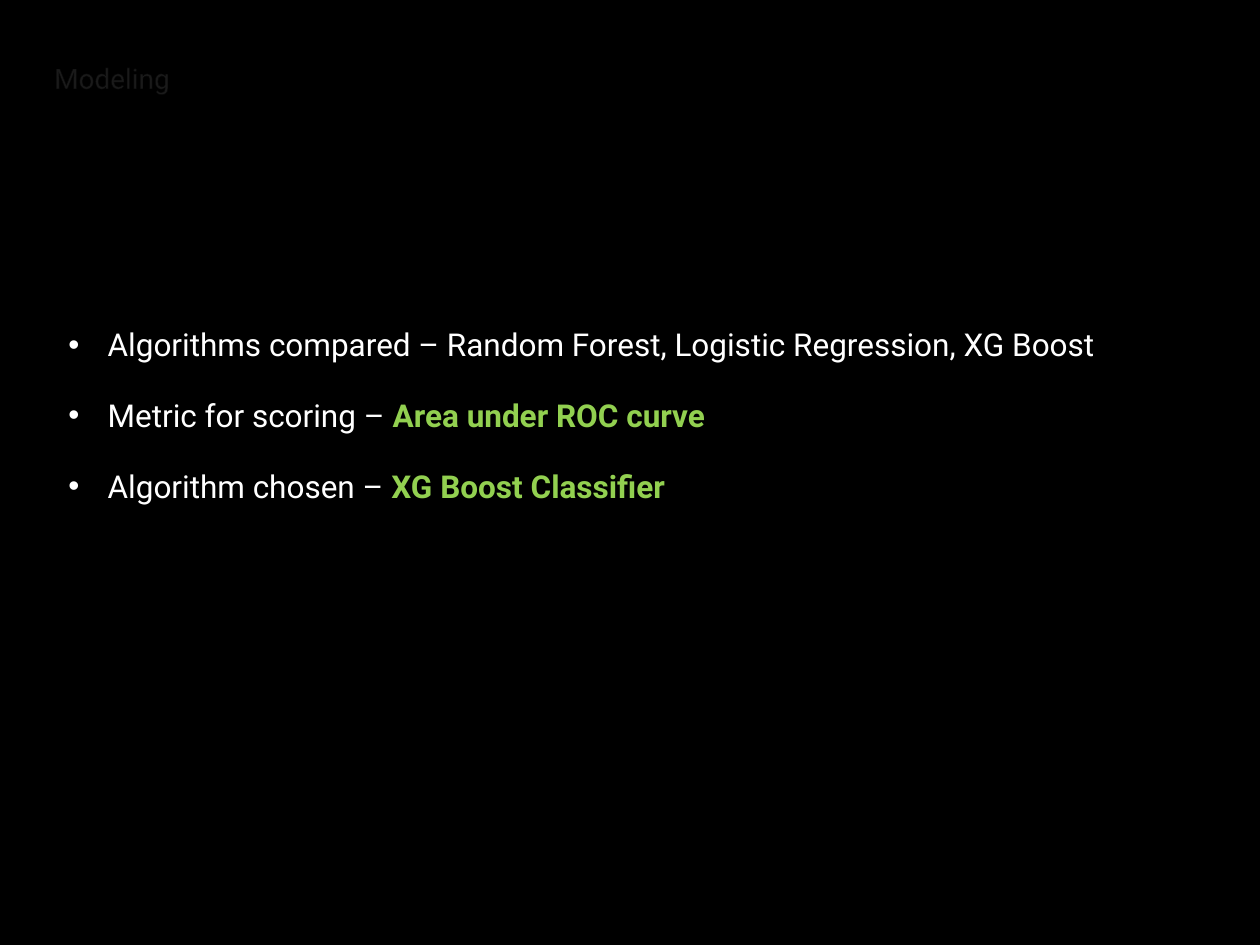
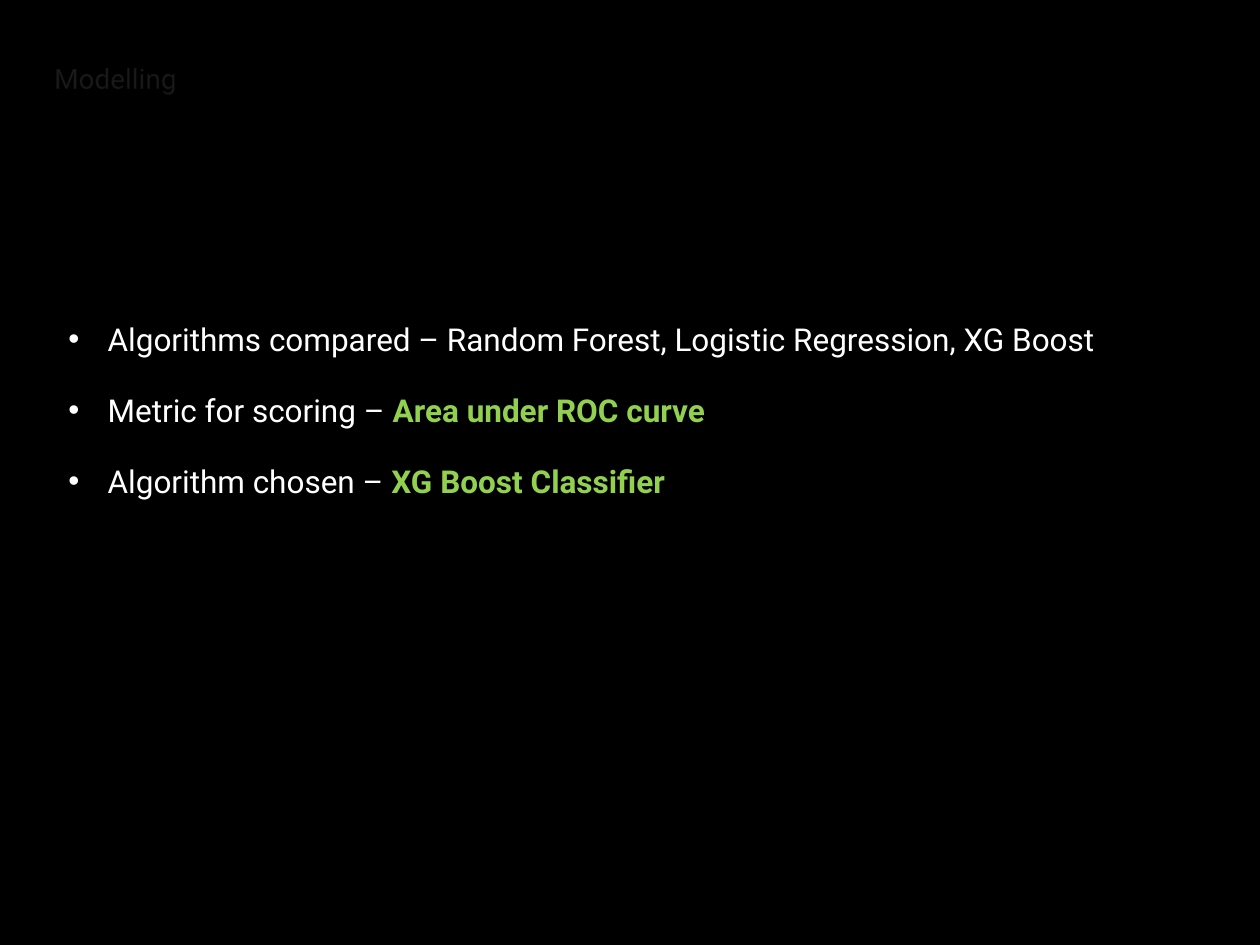
Before and after one commit to sandalasiddiqui/Capstone-Software-Operational-Anomaly-Detection, a slide deck: slide 10 of Software Operational Anomaly Detection.pptx (slide 9 before the commit). Drawn at 1260x945 pixels with LibreOffice and Linux fonts; fonts in the diff are those of the drawing; background and template pictures are left out. Boxes give left, top, right and bottom in pixels: in the first picture for what was removed or moved away, otherwise in the second. Text is boxed around its words. In the diff, an @@ line names an element or a change of style, - is before the commit and + after.

```diff
--- a/Software Operational Anomaly Detection.pptx
+++ b/Software Operational Anomaly Detection.pptx
@@ title at (54, 60, 1173, 103): text changed @@
-Modeling
+Modelling
@@ text "Algorithms compared – Random Forest, ...": place and size @@
-text "Algorithms compared – Random Forest, ..." at (108, 332, 1094, 505)
+text "Algorithms compared – Random Forest, ..." at (108, 327, 1094, 500)
```
Also in this commit, not shown: 7 other slides changed, 1 slide added, 1 other file.
